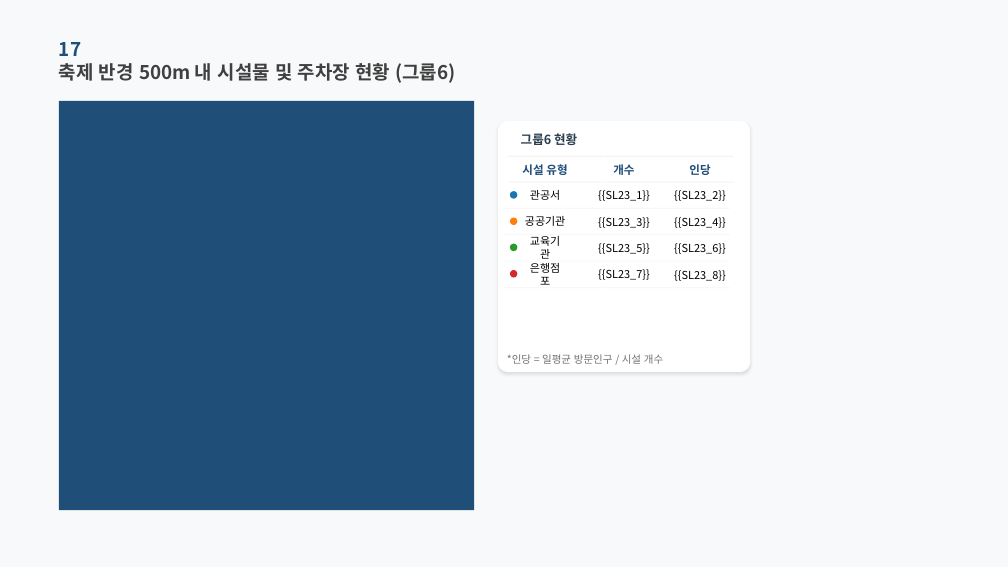
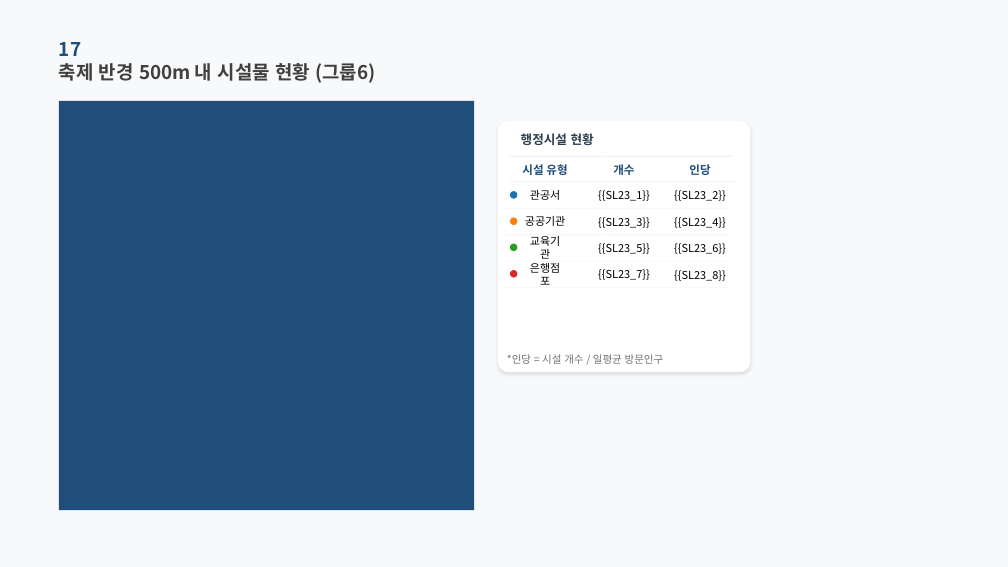
Before and after one commit to roddms/auto-report, a slide deck: slide 23 of template/master_pretendard.pptx. Drawn at 1008x567 pixels with LibreOffice and Linux fonts; fonts in the diff are those of the drawing; background and template pictures are left out. Boxes give left, top, right and bottom in pixels: in the first picture for what was removed or moved away, otherwise in the second. Text is boxed around its words. In the diff, an @@ line names an element or a change of style, - is before the commit and + after.

```diff
--- a/template/master_pretendard.pptx
+++ b/template/master_pretendard.pptx
@@ text at [59,63,375,83]: text changed @@
-축제 반경 500m 내 시설물 및 주차장 현황 (그룹6)
+축제 반경 500m 내 시설물 현황 (그룹6)
@@ text at [521,133,594,145]: text changed @@
-그룹6 현황
+행정시설 현황
@@ text at [507,354,664,364]: text changed @@
-*인당 = 일평균 방문인구 / 시설 개수
+*인당 = 시설 개수 / 일평균 방문인구
```
Also in this commit, not shown: 23 other slides changed, 25 other files.
